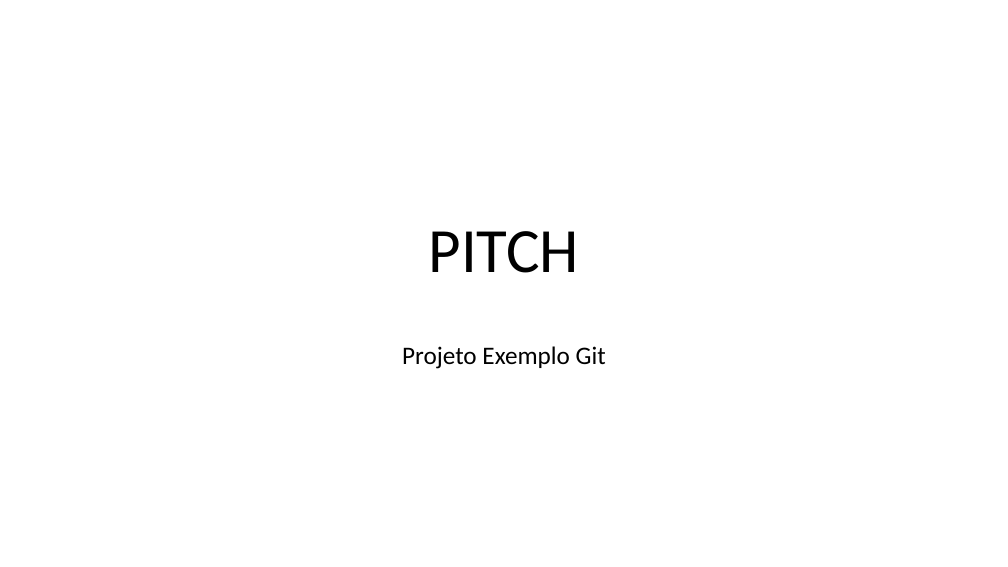
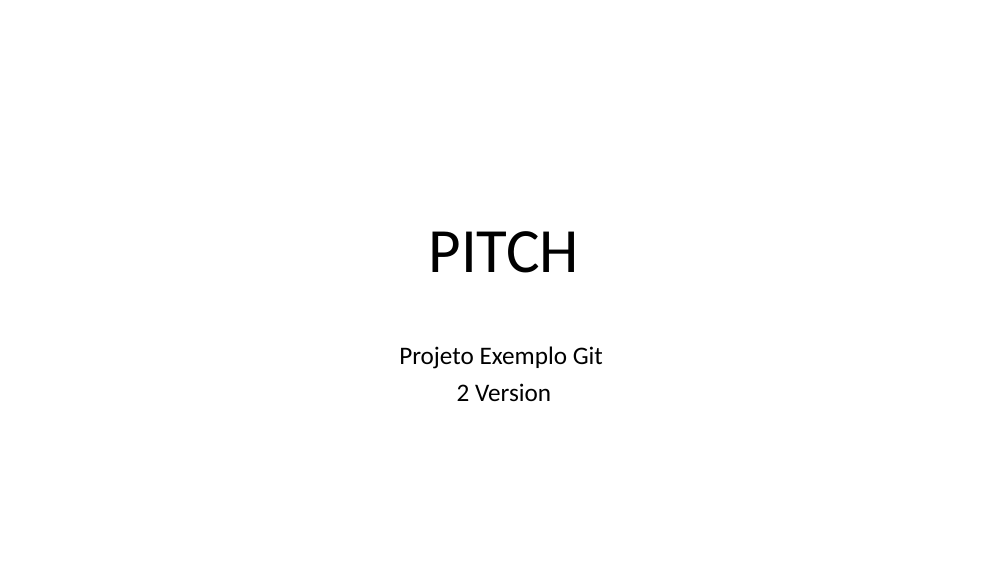
Before and after one commit to viniciosromano/ExemploGitFlow, a slide deck: slide 1 of PastaDocumentos/Pitch.pptx. Drawn at 1008x567 pixels with LibreOffice and Linux fonts; fonts in the diff are those of the drawing. Boxes give left, top, right and bottom in pixels: in the first picture for what was removed or moved away, otherwise in the second. Text is boxed around its words. In the diff, an @@ line names an element or a change of style, - is before the commit and + after.

Commit message:
Adicionando vesão 2 no PETCH

```diff
--- a/PastaDocumentos/Pitch.pptx
+++ b/PastaDocumentos/Pitch.pptx
@@ subtitle at (x1=457, y1=383, x2=551, y2=402): paragraph added @@
+2 Version
```
